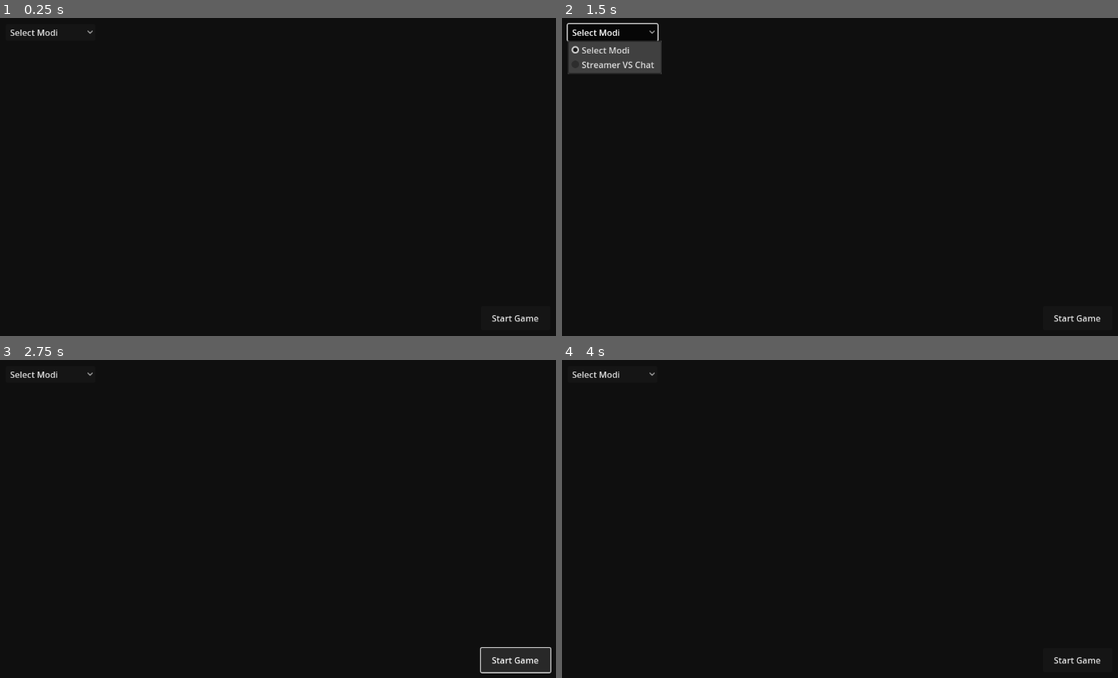
Above: before the commit, frames 1-4 (two rows, left to right).
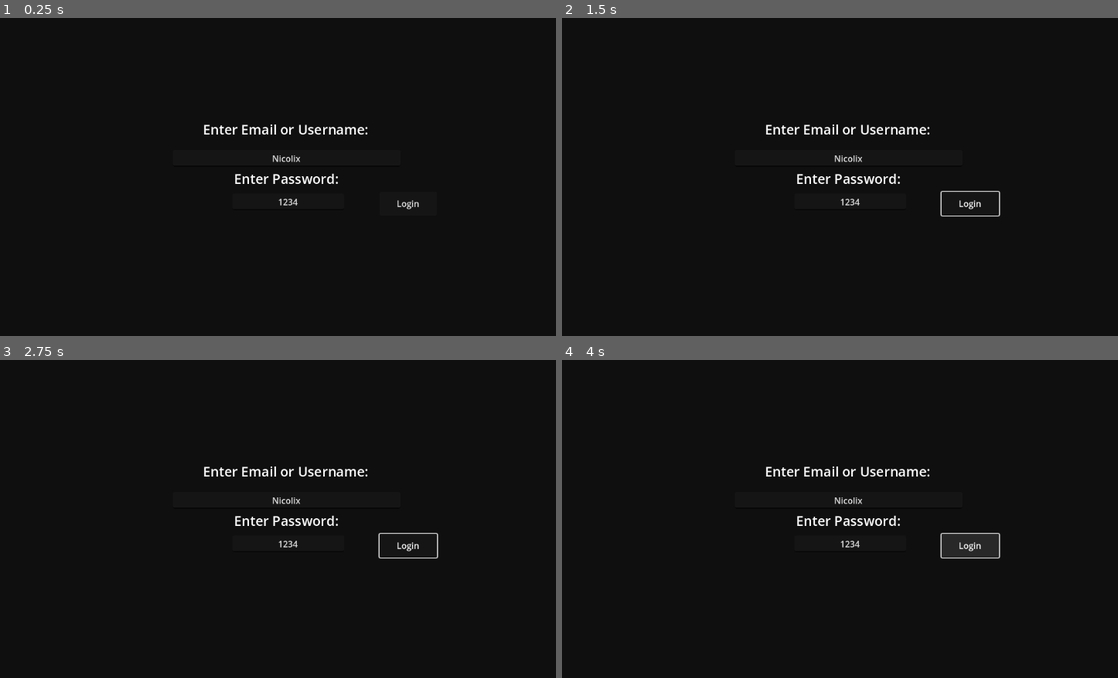
Above: after the commit, the same moments.

Repository: cake4everyone/Quiz4Everyone
Game: Godot game, scene res://scenes/Main.tscn
The game is run twice, just before and just after one commit, with the same random seed, the same clock (stepped at 60 frames per second) and the same inputs.
Inputs (mouse positions are in pixels of both pictures, inside the frame that each line leads up to):
- Up to frame 1 (0.25 s): no input
- Up to frame 2 (1.5 s): click "Login" at 0.5 s; click (612, 33) at 1.25 s, where only the run before the commit has a clickable "Select Modi"
- Up to frame 3 (2.75 s): click (517, 658) at 2 s, where only the run before the commit has a clickable "Start Game"
- Up to frame 4 (4 s): click (1079, 658) at 2.75 s, where only the run before the commit has a clickable "Start Game"; click "Login" at 3.5 s

The runs differ from the first frame. In frame 1, 1.1% of the frame differs, in the area x 1-97%, y 3-96%; in frame 2, 3.0%, in the area x 0-97%, y 1-96%; in frame 3, 2.2%; in frame 4, 1.9%.
Error before the commit: Invalid operands 'String' and 'int' in operator '+'. (res://scripts/Login.gd:16)
Error after the commit: Attempt to call function 'get_line' in base 'null instance' on a null instance. (res://scenes/server_api.gd:24)

Commit message:
Refactoring

Diff:
--- a/Webserver.gd
+++ b/Webserver.gd
@@ -90,8 +90,6 @@
 	await get_tree().create_timer(1).timeout
 
 
-#HTTP
-
 func _on_http_request_completed(result, response_code, headers, body):
 	print("test ", response_code)
 	print(body.get_string_from_ascii())
--- a/question_scene.gd
+++ b/question_scene.gd
@@ -1,7 +1,4 @@
 extends Node2D
-
-var api_token = ""
-var host = ""
 
 var quizOn = false
 var streamerAnswer = ""
@@ -19,51 +16,7 @@
 
 func _on_main_start_quiz():
 	self.show()
-	host = Main.host
-	api_token = Main.api_token
-	$HTTP_Requests/HTTP_GameInfo.request_completed.connect(_info_game_res)
-	$HTTP_Requests/HTTP_GameQuit.request_completed.connect(_quit_game_res)
-	$HTTP_Requests/HTTP_RoundInfo.request_completed.connect(_info_round_res)
-	$HTTP_Requests/HTTP_RoundNext.request_completed.connect(_next_round_res)
-	$HTTP_Requests/HTTP_Category.request_completed.connect(_category_res)
-	$HTTP_Requests/HTTP_StreamerVote.request_completed.connect(_streamervote_res)
 	_start_countdown()
-
-
-
-
-func _on_game_start_pressed():
-	$HTTP_Requests/HTTP_GameStart.request("http://" + host + "/game", ["Authorization: Q4E " + api_token], HTTPClient.METHOD_POST, '{"categories":{"Testkeks":5}}')
-
-func _on_round_info_pressed():
-	$HTTP_Requests/HTTP_RoundInfo.request("http://" + host + "/round", ["Authorization: Q4E " + api_token], HTTPClient.METHOD_GET)
-
-func _on_round_next_pressed():
-	$HTTP_Requests/HTTP_RoundNext.request("http://" + host + "/round/next", ["Authorization: Q4E " + api_token], HTTPClient.METHOD_POST)
-
-func _on_game_quit_pressed():
-	$HTTP_Requests/HTTP_GameQuit.request("http://" + host + "/game", ["Authorization: Q4E " + api_token], HTTPClient.METHOD_DELETE)
-
-
-
-func _info_game_res(result, response_code, headers, body):
-	print("Response Info Game: " + str(response_code) + "\n" + body.get_string_from_ascii())
-
-func _quit_game_res(result, response_code, headers, body):
-	print("Response Quit Game: " + str(response_code) + "\n" + body.get_string_from_ascii())
-
-func _info_round_res(result, response_code, headers, body):
-	print("Response Info Round: " + str(response_code) + "\n" + body.get_string_from_ascii())
-
-func _next_round_res(result, response_code, headers, body):
-	print("Response Next Round: " + str(response_code) + "\n" + body.get_string_from_ascii())
-
-func _category_res(result, response_code, headers, body):
-	print("Response Category: " + str(response_code) + "\n" + body.get_string_from_ascii())
-
-func _streamervote_res(result, response_code, headers, body):
-	print("Response Streamervote: " + str(response_code) + "\n" + body.get_string_from_ascii())
-
 
 
 func _start_countdown():
--- a/scenes/Main.tscn
+++ b/scenes/Main.tscn
@@ -1,23 +1,26 @@
-[gd_scene load_steps=5 format=3 uid="uid://c3x74j3lbrik6"]
+[gd_scene load_steps=6 format=3 uid="uid://c3x74j3lbrik6"]
 
 [ext_resource type="Script" path="res://scripts/Main.gd" id="1_whlbn"]
 [ext_resource type="PackedScene" uid="uid://2ysj36v7ruon" path="res://scenes/login.tscn" id="2_eawfu"]
 [ext_resource type="PackedScene" uid="uid://ifh3d72f4c8r" path="res://scenes/question_scene.tscn" id="2_gkubl"]
 [ext_resource type="PackedScene" uid="uid://yyc1l3e78qgl" path="res://scenes/start_quiz.tscn" id="4_8p47l"]
+[ext_resource type="PackedScene" uid="uid://b42dpvb4s6yvs" path="res://scenes/server_api.tscn" id="5_4hocc"]
 
 [node name="Main" type="Node2D"]
 texture_filter = 1
 script = ExtResource("1_whlbn")
 
 [node name="Login" parent="." instance=ExtResource("2_eawfu")]
-visible = false
 
 [node name="QuestionScene" parent="." instance=ExtResource("2_gkubl")]
 
 [node name="StartQuiz" parent="." instance=ExtResource("4_8p47l")]
 
+[node name="Server API" parent="." instance=ExtResource("5_4hocc")]
+
 [connection signal="start_Login" from="." to="Login" method="_on_main_start_login"]
 [connection signal="start_Quiz" from="." to="QuestionScene" method="_on_main_start_quiz"]
 [connection signal="start_Setup" from="." to="StartQuiz" method="_on_main_start_setup"]
-[connection signal="login_Complete" from="Login" to="." method="_on_login_login_complete"]
+[connection signal="login" from="Login" to="Server API" method="_login"]
 [connection signal="start" from="StartQuiz" to="." method="_on_start_quiz_start"]
+[connection signal="login_complete" from="Server API" to="." method="_on_server_api_login_complete"]
--- a/scenes/login.tscn
+++ b/scenes/login.tscn
@@ -65,12 +65,4 @@
 offset_bottom = 79.0
 text = "Login"
 
-[node name="Twitch" type="Button" parent="Input"]
-offset_left = 181.0
-offset_top = 87.0
-offset_right = 276.0
-offset_bottom = 123.0
-text = "Twitch"
-
 [connection signal="pressed" from="Input/Login" to="." method="_on_login_button_pressed"]
-[connection signal="pressed" from="Input/Twitch" to="." method="_on_twitch_pressed"]
--- /dev/null
+++ b/scenes/server_api.gd
@@ -0,0 +1,98 @@
+extends Node
+
+var host = ""
+var api_token = ""
+
+signal login_complete
+
+# Called when the node enters the scene tree for the first time.
+func _ready():
+	$HTTP_Category.request_completed.connect(_category_res)
+	$HTTP_GameInfo.request_completed.connect(_game_info_res)
+	$HTTP_GameQuit.request_completed.connect(_game_quit_res)
+	$HTTP_GameStart.request_completed.connect(_game_start_res)
+	$HTTP_Login.request_completed.connect(_login_res)
+	$HTTP_Logout.request_completed.connect(_logout_res)
+	$HTTP_RoundInfo.request_completed.connect(_round_info_res)
+	$HTTP_RoundNext.request_completed.connect(_round_next_res)
+	$HTTP_StreamerVote.request_completed.connect(_streamervote_res)
+	load_config()
+
+
+func load_config():
+	var file = FileAccess.open("res://config.yaml", FileAccess.READ)
+	host = file.get_line()
+
+
+func _category():
+	$HTTP_Category.request(host + "/category", ["Authorization: Q4E " + api_token], HTTPClient.METHOD_GET)
+
+func _category_res(result, response_code, headers, body):
+	print("Response Category: " + str(response_code) + "\n" + body.get_string_from_ascii())
+
+
+func _game_info():
+	$HTTP_Category.request(host + "/game", ["Authorization: Q4E " + api_token], HTTPClient.METHOD_GET)
+
+func _game_info_res(result, response_code, headers, body):
+	print("Response Game Info: " + str(response_code) + "\n" + body.get_string_from_ascii())
+
+
+func _game_quit():
+	$HTTP_Category.request(host + "/game", ["Authorization: Q4E " + api_token], HTTPClient.METHOD_DELETE)
+
+func _game_quit_res(result, response_code, headers, body):
+	print("Response Game Quit: " + str(response_code) + "\n" + body.get_string_from_ascii())
+
+
+func _game_start():
+	$HTTP_Category.request(host + "/game", ["Authorization: Q4E " + api_token], HTTPClient.METHOD_POST)
+
+func _game_start_res(result, response_code, headers, body):
+	print("Response Game Start: " + str(response_code) + "\n" + body.get_string_from_ascii())
+
+
+func _login(auth):
+	$HTTP_Login.request(host + "/login", ["Authorization: Basic " + auth], HTTPClient.METHOD_POST)
+
+func _login_res(result, response_code, headers, body):
+	var json = JSON.new()
+	var error = json.parse(body.get_string_from_ascii())
+	if error != OK:
+		print("JSON Parse Error: ", json.get_error_message())
+		return
+	var data = json.get_data()
+	if typeof(data) != TYPE_DICTIONARY:
+		print("Expected JSON Dictionary, but got TYPE: " + str(typeof(data)))
+		return
+	print("Login successful: " + data.username)
+	api_token = data.token
+	login_complete.emit()
+
+
+func _logout():
+	$HTTP_Category.request(host + "/logout", ["Authorization: Q4E " + api_token], HTTPClient.METHOD_POST)
+
+func _logout_res(result, response_code, headers, body):
+	print("Response Logout: " + str(response_code) + "\n" + body.get_string_from_ascii())
+
+
+func _round_info():
+	$HTTP_Category.request(host + "/round", ["Authorization: Q4E " + api_token], HTTPClient.METHOD_GET)
+
+func _round_info_res(result, response_code, headers, body):
+	print("Response Round Info: " + str(response_code) + "\n" + body.get_string_from_ascii())
+
+
+func _round_next():
+	$HTTP_Category.request(host + "/round/next", ["Authorization: Q4E " + api_token], HTTPClient.METHOD_POST)
+
+func _round_next_res(result, response_code, headers, body):
+	print("Response Round Next: " + str(response_code) + "\n" + body.get_string_from_ascii())
+
+
+func _streamervote():
+	$HTTP_Category.request(host + "/vote", ["Authorization: Q4E " + api_token], HTTPClient.METHOD_POST)
+
+func _streamervote_res(result, response_code, headers, body):
+	print("Response Streamervote: " + str(response_code) + "\n" + body.get_string_from_ascii())
--- /dev/null
+++ b/scenes/server_api.tscn
@@ -0,0 +1,24 @@
+[gd_scene load_steps=2 format=3 uid="uid://b42dpvb4s6yvs"]
+
+[ext_resource type="Script" path="res://scenes/server_api.gd" id="1_l1n5m"]
+
+[node name="Server API" type="Node"]
+script = ExtResource("1_l1n5m")
+
+[node name="HTTP_Category" type="HTTPRequest" parent="."]
+
+[node name="HTTP_GameInfo" type="HTTPRequest" parent="."]
+
+[node name="HTTP_GameQuit" type="HTTPRequest" parent="."]
+
+[node name="HTTP_GameStart" type="HTTPRequest" parent="."]
+
+[node name="HTTP_Login" type="HTTPRequest" parent="."]
+
+[node name="HTTP_Logout" type="HTTPRequest" parent="."]
+
+[node name="HTTP_RoundInfo" type="HTTPRequest" parent="."]
+
+[node name="HTTP_RoundNext" type="HTTPRequest" parent="."]
+
+[node name="HTTP_StreamerVote" type="HTTPRequest" parent="."]
--- a/scenes/start_quiz.gd
+++ b/scenes/start_quiz.gd
@@ -3,33 +3,16 @@
 
 # Called when the node enters the scene tree for the first time.
 func _ready():
-	$dd_mode.add_item("Select Modi", 0)
-	$dd_mode.add_item("Streamer VS Chat", 1)
-
+	$dd_mode.add_item("Streamer VS Chat", 0)
 
 
 # Called every frame. 'delta' is the elapsed time since the previous frame.
 func _process(delta):
 	pass
 
-
 func _on_main_start_setup():
-	$HTTP_Requests/HTTP_GameStart.request_completed.connect(_start_game_res)
-	$HTTP_Requests/HTTP_GameInfo.request_completed.connect(_info_game_res)
+	self.show()
 
 
-func _start_game_res():
+func _on_btn_start_pressed():
 	pass
-
-func _info_game_res():
-	pass
-
-func _quit_game_res():
-	pass
-
-
-
-func _on_dd_mode_item_selected(index):
-	print(index)
-	if(index != 0):
-		$dd_mode.remove_item(0)
--- a/scenes/start_quiz.tscn
+++ b/scenes/start_quiz.tscn
@@ -44,4 +44,5 @@
 offset_bottom = -258.0
 metadata/_edit_use_anchors_ = true
 
+[connection signal="pressed" from="btn_start" to="." method="_on_btn_start_pressed"]
 [connection signal="item_selected" from="dd_mode" to="." method="_on_dd_mode_item_selected"]
--- a/scripts/Login.gd
+++ b/scripts/Login.gd
@@ -1,47 +1,8 @@
 extends Node2D
 
-var host = ""
-
-signal login_Complete
-
-func _on_main_start_login():
-	host = Main.host
+signal login
 
 
 func _on_login_button_pressed():
-	$LoginHTTP.request_completed.connect(_on_http_login_completed)
 	var auth = Marshalls.utf8_to_base64($Input/EMail.text + ":" + $Input/Password.text)
-	var err = $LoginHTTP.request("http://" + host + "/login", ["Authorization: Basic " + auth], HTTPClient.METHOD_POST)
-	if(err != 0):
-		print("Error: " + err)
-
-func _on_http_login_completed(result, response_code, headers, body):
-	var json = JSON.new()
-	var error = json.parse(body.get_string_from_ascii())
-	if error != OK:
-		print("JSON Parse Error: ", json.get_error_message())
-		return
-	var data = json.get_data()
-	if typeof(data) != TYPE_DICTIONARY:
-		print("Expected JSON Dictionary, but got TYPE: " + str(typeof(data)))
-		return
-	print("Login successful: " + data.username)
-	Main.api_token = data.token
-	login_Complete.emit()
-
-
-
-
-
-func _on_twitch_pressed():
-	$LoginHTTP.request_completed.connect(_on_http_twitch_completed)
-	var auth = Marshalls.utf8_to_base64($Input/EMail.text + ":" + $Input/Password.text)
-	var err = $LoginHTTP.request("http://" + host + "/test", ["Authorization: Basic " + auth], HTTPClient.METHOD_POST)
-	if(err != 0):
-		print("Error: " + err)
-
-func _on_http_twitch_completed(result, response_code, headers, body):
-	print("res: " + str(response_code))
-	var state = "abc123"
-	var lastBody = body.get_string_from_ascii()
-	OS.shell_open("https://id.twitch.tv/oauth2/authorize?response_type=code&client_id=tee4z9o13lkzx1ysdug3ta37mav862&redirect_uri=https%3A%2F%2Fwebhook.cake4everyone.de/auth/twitch&scope=moderator%3Amanage%3Achat_messages&state=" + state)
+	login.emit(auth)
--- a/scripts/Main.gd
+++ b/scripts/Main.gd
@@ -1,28 +1,20 @@
 extends Node2D
-
-var host = ""
-var api_token = ""
 
 signal start_Quiz
 signal start_Login
 signal start_Setup
 
-# Called when the node enters the scene tree for the first time.
 func _ready():
-	#load_config()
 	start_Login.emit()
+	$StartQuiz.hide()
+	$QuestionScene.hide()
 	$Login.show()
-
-
-func load_config():
-	var file = FileAccess.open("res://config.yaml", FileAccess.READ)
-	host = file.get_line()
-
-
-func _on_login_login_complete():
-	$Login.hide()
-	start_Quiz.emit()
 
 
 func _on_start_quiz_start():
 	pass
+
+
+func _on_server_api_login_complete():
+	$Login.hide()
+	start_Setup.emit()
